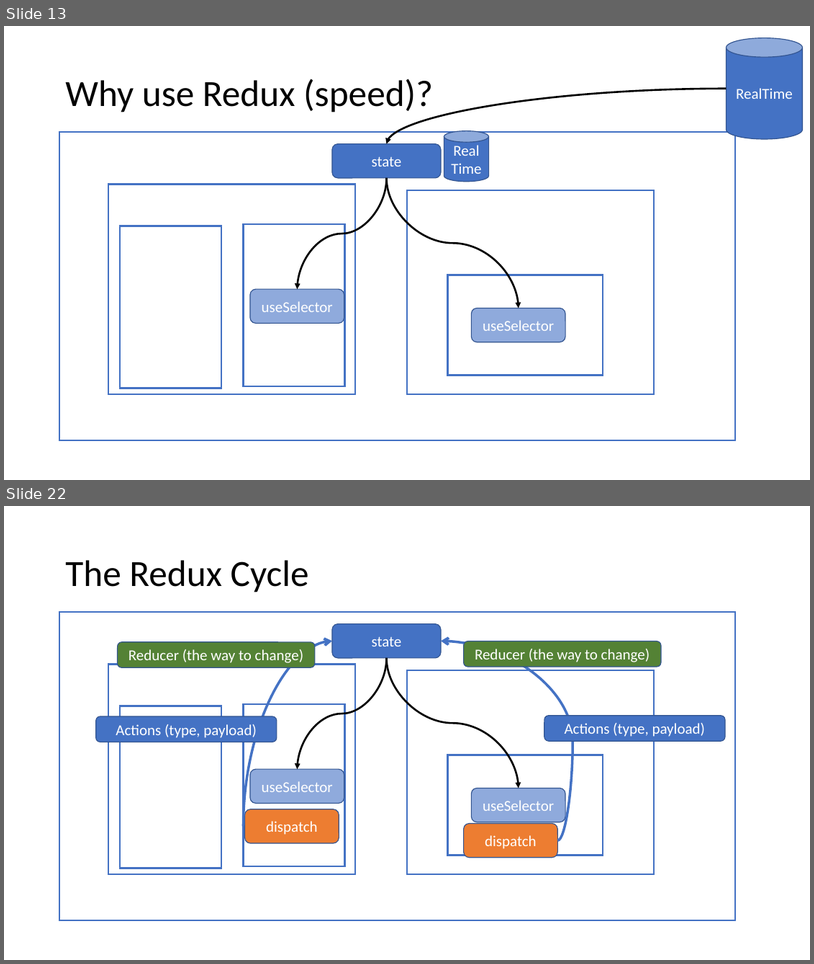
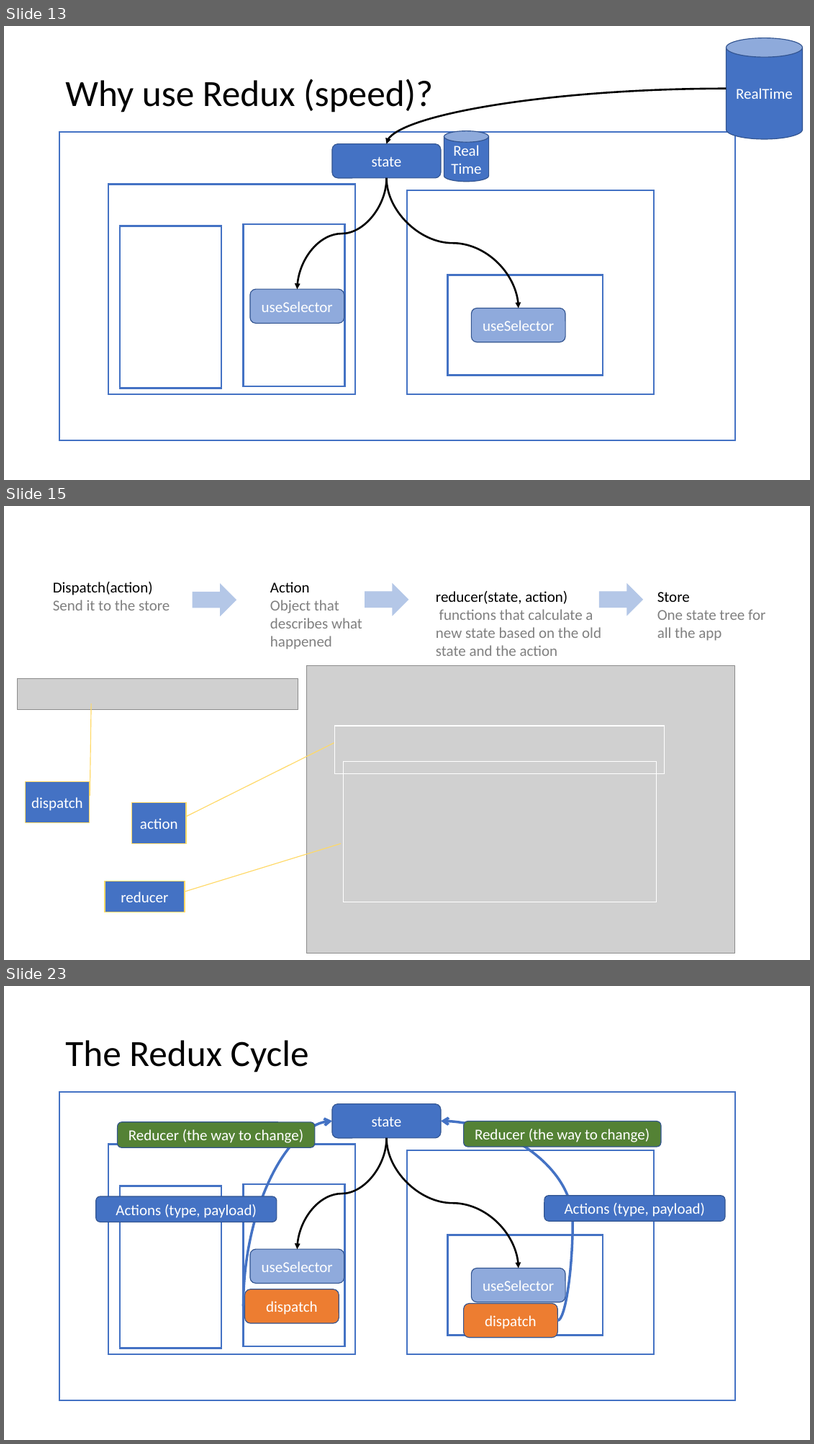
Before and after one commit to talyaron/full-stack, a slide deck: SPA/React/react-redux/intro.pptx. Shown one above the other, each under a label of ours: slides 13 and 22 before the commit, slides 13, 15 and 23 after it; the slides between them are not shown. The pictures are 814x964 and 814x1444 pixels, drawn with LibreOffice and Linux fonts; fonts in the diff are those of the drawing; grey boxes stand for pictures. Boxes give left, top, right and bottom in pixels: in the first picture for what was removed or moved away, otherwise in the second. Text is boxed around its words. In the diff, an @@ line names an element or a change of style, - is before the commit and + after.

```diff
--- a/SPA/React/react-redux/intro.pptx
+++ b/SPA/React/react-redux/intro.pptx
@@ slide 15 added at box(4, 506, 810, 960), background #FFFFFF @@
@@ text added at box(53, 582, 170, 610), 18 pt, text #000000 @@
+Dispatch(action)
+Send it to the store
@@ right arrow added at box(193, 584, 236, 615), fill #B4C7E7, outline #B4C7E7 1 pt @@
@@ text added at box(270, 582, 363, 649), 18 pt, text #808080 @@
+Action
+Object that describes what happened
@@ right arrow added at box(365, 584, 408, 615), fill #B4C7E7, outline #B4C7E7 1 pt @@
@@ text added at box(436, 591, 602, 656), 18 pt, text #808080 @@
+reducer(state, action)
+functions that calculate a new state based on the old state and the action
@@ right arrow added at box(600, 584, 643, 615), fill #B4C7E7, outline #B4C7E7 1 pt @@
@@ text added at box(658, 592, 766, 641), 18 pt, text #808080 @@
+Store
+One state tree for all the app
@@ picture added at box(17, 678, 298, 709) @@
@@ picture added at box(307, 666, 736, 953) @@
@@ rectangle added at box(335, 726, 665, 773), outline #FFFFFF 1 pt @@
@@ rectangle added at box(343, 762, 657, 901), outline #FFFFFF 1 pt @@
@@ border callout added at box(25, 782, 90, 823), fill #4472C4, outline #FFD966 1 pt, 18 pt, text #FFFFFF @@
+dispatch
@@ border callout added at box(131, 803, 186, 844), fill #4472C4, outline #FFD966 1 pt, 18 pt, text #FFFFFF @@
+action
@@ border callout added at box(105, 880, 185, 911), fill #4472C4, outline #FFD966 1 pt, 18 pt, text #FFFFFF @@
+reducer
@@ what was slide 22 is now slide 23 @@
```
Also in this commit, not shown: 5 slides changed, 3 other slides added, 3 slides removed, 14 other files.
